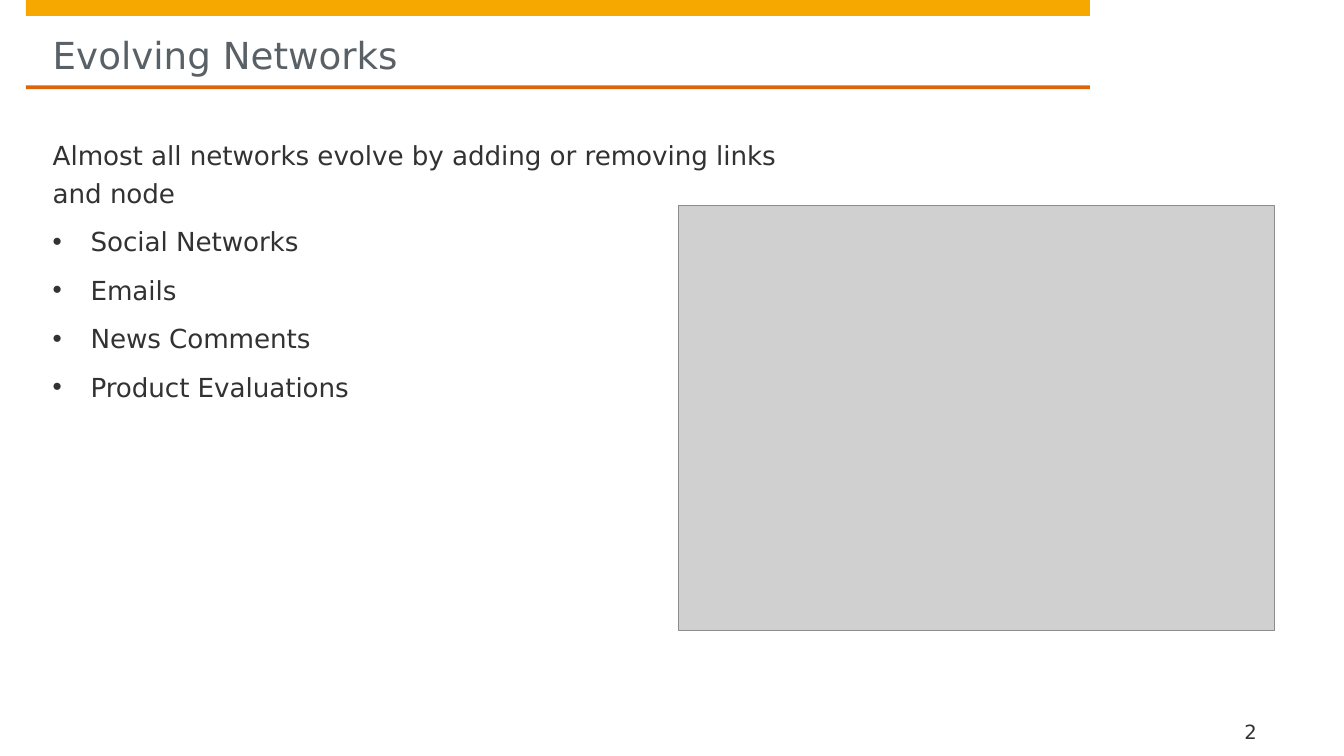
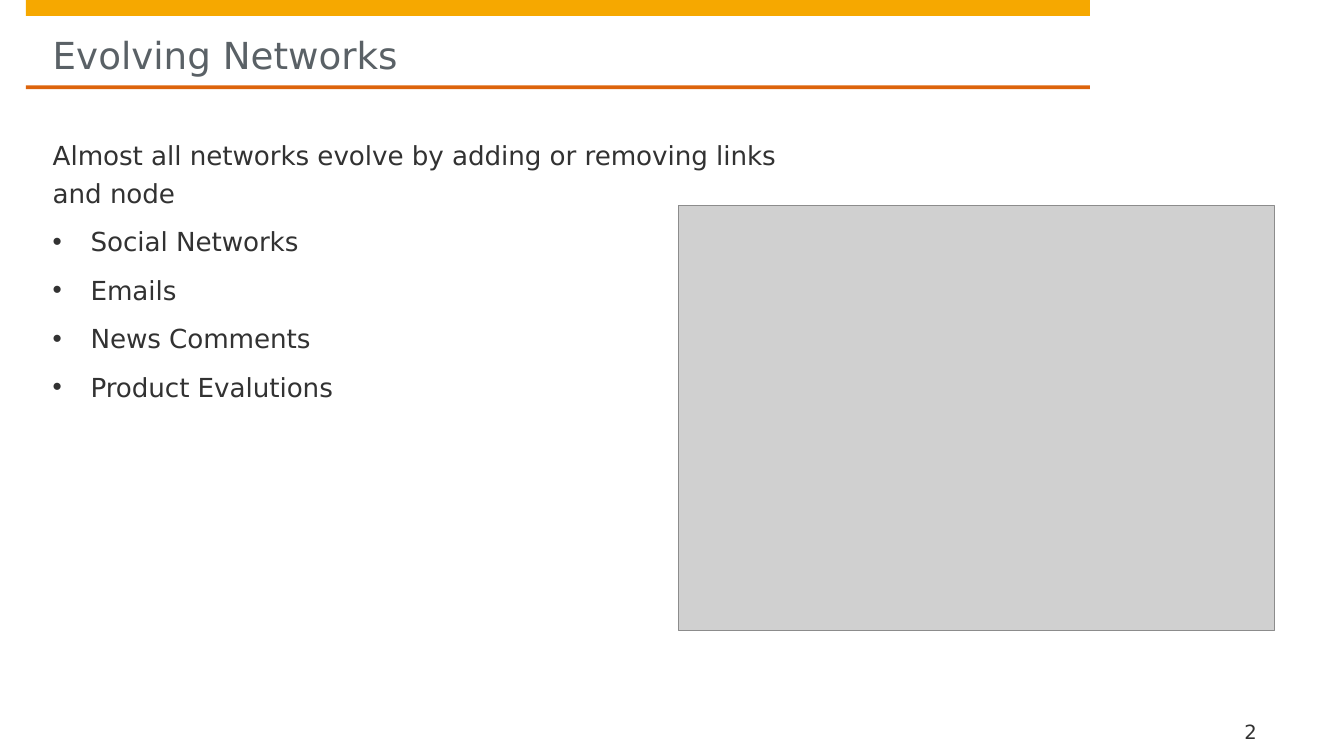
Before and after one commit to hpi-sam/GNN-Course-2020, a slide deck: slide 2 of 9. Graph Evolution Networks.pptx. Drawn at 1344x756 pixels with LibreOffice and Linux fonts; fonts in the diff are those of the drawing; grey boxes stand for pictures; background and template pictures are left out. Boxes give left, top, right and bottom in pixels: in the first picture for what was removed or moved away, otherwise in the second. Text is boxed around its words. In the diff, an @@ line names an element or a change of style, - is before the commit and + after.

```diff
--- a/9. Graph Evolution Networks.pptx
+++ b/9. Graph Evolution Networks.pptx
@@ text at <box>91,377,333,398</box>: text changed @@
-• Product Evaluations
+• Product Evalutions
```
